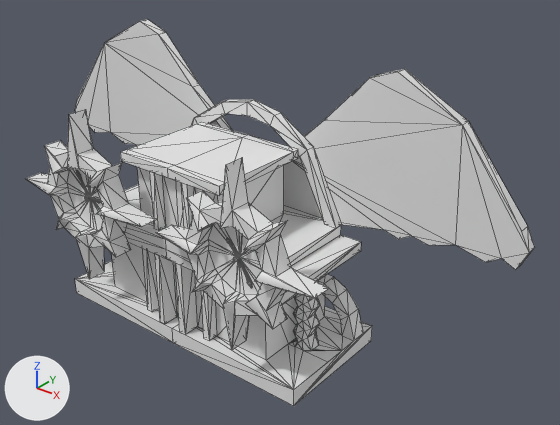
An edit to the FBX model SmileGameJam/Assets/04.Models/Objects/Mesh/map_deco/clock.FBX, drawn before and after from the same camera.
The view is the same before and after, from a 50 mm camera at (14.92, -15.12, 9.79) aimed at (1.83, 1.24, -0.36). Arrows for +X, +Y and +Z are at lower left; the lights stay in place. Mesh edges are drawn as thin lines.
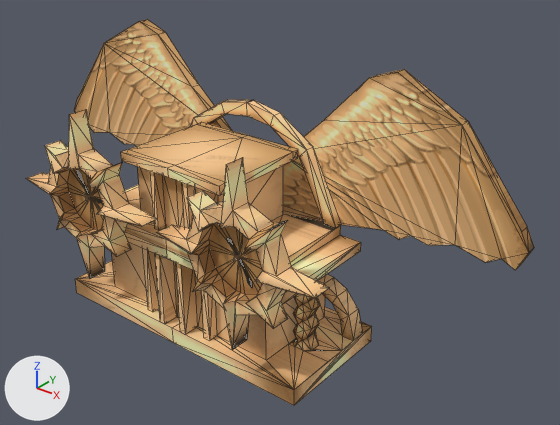
What differs and where, as boxes (x1, y1, x2, y2) in the pictures (560 x 425 px):
'Plane004', recoloured, surface changed, rescaled (grey to orange): before (25, 19, 535, 406); after (26, 19, 534, 405)

Edits to the bpy script that builds the scene:
```text
Add img_clock_png:
    img_clock_png = load_image('clock.png', '../../Tex/clock.png', 1024, 1024, 'sRGB')
Add mat_01___default:
    mat_01___default = principled_material('01 - Default')
    mat_01___default.texture = img_clock_png
    mat_01___default.roughness = 0.859
Change me_mesh:
    where me_mesh.from_pydata(...)  # 842 vertices, 1660 faces; spans x -9.1..9.1, y -4.3..4.3, z -7.4..7.4
    used by ob_plane004; location = (0.0, 0.0, 0.0); rotation_euler = (1.571, 0.0, 0.0), in degrees (90, 0, 0); scale = (1.0, 1.0, 0.353)
    me_mesh part 1: texture (UV) coordinates of 1660 of 1660 faces, centred in x -9.0..9.0, y -4.3..4.2, z -7.4..6.9, changed; they spanned u 0.0..1.0, v 0.0..1.0 and now span u 0.01..0.99, v 0.0..1.0
    add me_mesh.materials.append(mat_01___default)  # picture img_clock_png
Change ob_plane004:
    ob_plane004.scale: (1.0, 1.0, 0.353) -> (1.0, 1.0, 0.35)
```
